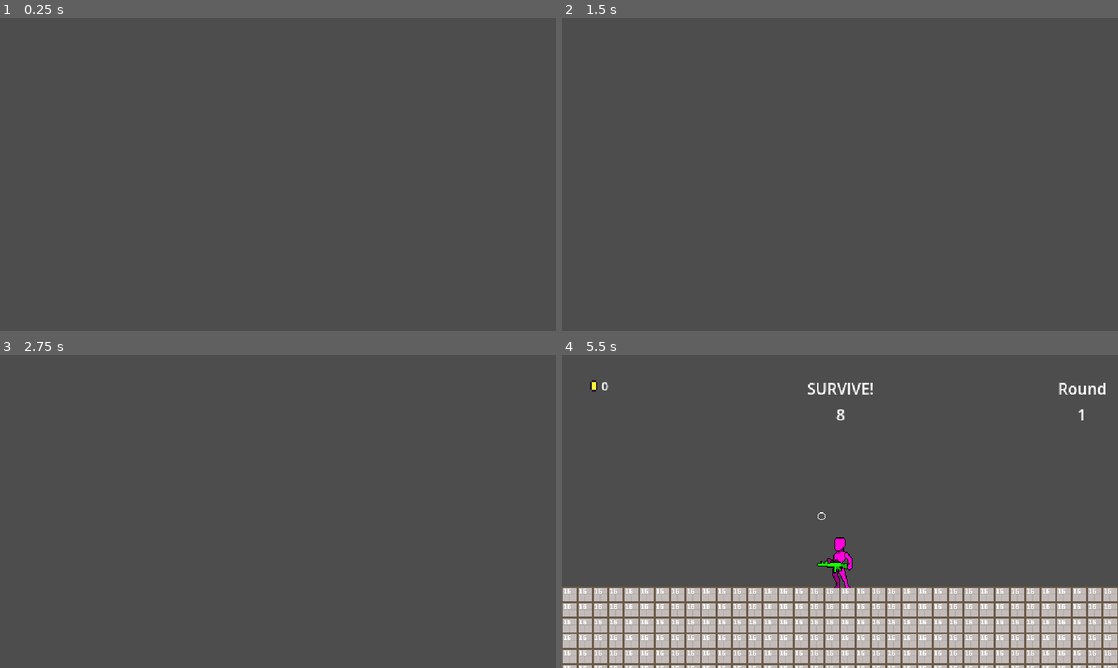
Above: before the commit, frames 1-4 (two rows, left to right).
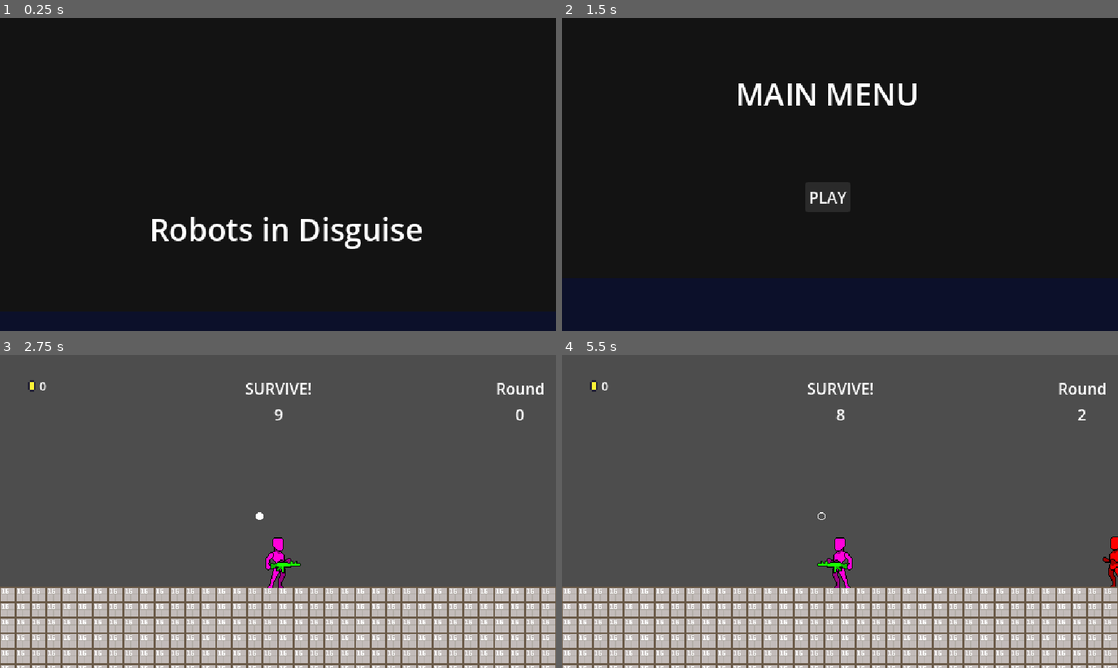
Above: after the commit, the same moments.

Repository: symbol24/sideroguesurvivor
Game: Godot game, scene res://scenes/utilities/boot.tscn
Two runs of this game, one before a commit and one after it. Both use one fixed random seed, a clock stepped at 60 frames per second and the inputs below.
Inputs (mouse positions are in pixels of both pictures, inside the frame that each line leads up to):
- Up to frame 1 (0.25 s): no input
- Up to frame 2 (1.5 s): move the mouse to (962, 158) at 0.52 s; hold D (right) 0.53-1.25 s; click (962, 158) at 0.67 s; click (828, 196) at 1.25 s, where only the run after the commit has a clickable "PLAY"
- Up to frame 3 (2.75 s): click (266, 533) at 2 s, where only the run after the commit has a clickable "PLAY"
- Up to frame 4 (5.5 s): tap Enter at 2.75, 4.25 s; move the mouse to (728, 527) at 2.77 s; hold Left (left) 2.78-3.53 s; tap Space at 3.5, 5 s; move the mouse to (895, 442) at 3.52 s; hold D (right) 3.53-5.03 s; move the mouse to (812, 574) at 4.27 s; click (812, 574) at 4.42 s; move the mouse to (1006, 558) at 5.02 s; hold Left (left) from 5.03 s (still down)

The runs differ from the first frame. In frame 1, 100% of the frame differs, in the area x 0-100%, y 0-100%; in frame 2, 100%; in frame 3, 27%; in frame 4, 0.3%.

Commit message:
restructured flow, added loading
added loader manager
added wipe loading screen-ish
added main menu flow
updated flows to better fir with wipe and loader

Diff:
--- a/code/managers/game.gd
+++ b/code/managers/game.gd
@@ -2,6 +2,7 @@
 
 
 const PLAYER_POS := Vector2(288, 241)
+const DEBUG_PLAYER := preload("uid://s6kbt5sqli2s")
 
 
 enum Currency {CURRENCY1, CURRENCY2}
@@ -11,6 +12,7 @@
 var player:PlayerCharacter
 var save_data: SaveData
 var _state:State = State.MENUS
+var _next_state:State = State.MENUS
 var _round_number := 0:
 	set(value):
 		_round_number = value
@@ -27,6 +29,7 @@
 		if _timer <= 0.0:
 			_round_timer -= 1
 			_timer = 1.0
+var _world_ready := false
 
 
 func _ready() -> void:
@@ -38,30 +41,68 @@
 	Signals.create_debug_data.connect(_create_debug_data)
 	Signals.update_resource_1.connect(_update_resource_1)
 	Signals.load_complete.connect(_load_complete)
+	Signals.wipe_finished.connect(_on_wipe_finished)
+	Signals.wipe_half_mark.connect(_on_wipe_half_mark)
+	Signals.set_next_state.connect(_set_next_state)
+	Signals.world_ready.connect(_toggle_world_ready)
 
 
 func _process(delta: float) -> void:
 	if _state == State.PLAYING and _round_timer > 0: _timer -= delta
 
 
+func _set_next_state(new_state:State) -> void:
+	_next_state = new_state
+
+
 func _start_round() -> void:
 	_round_number += 1
 	_round_timer = 10
 	_timer = 1.0
-	_state = State.PLAYING
-	Signals.toggle_active.emit(true)
 
 
 func _end_round() -> void:
+	# Freeze everything in place (except griblies)
 	Signals.toggle_active.emit(false)
-	_state = State.BUYING
-	Signals.toggle_display.emit(&"buy_menu", true)
-	Signals.toggle_display.emit(&"play_ui", false)
+	_next_state = State.BUYING
+	# Trigger the wipe in transition
+	await get_tree().create_timer(0.3).timeout
+	Signals.toggle_display.emit(&"wipe_overlay", true)
+
+
+func _on_wipe_half_mark() -> void:
+	match _next_state:
+		State.PLAYING:
+			if _world_ready:
+				Signals.spawn_character.emit(DEBUG_PLAYER, Game.PLAYER_POS)
+				Signals.toggle_display.emit(&"buy_menu", false)
+				Signals.toggle_display.emit(&"play_ui", true)
+		State.BUYING:
+			if is_instance_valid(player):
+				player.queue_free()
+				player = null
+				Signals.round_end_cleanup.emit()
+				Signals.toggle_display.emit(&"buy_menu", true)
+		_:
+			pass
+
+
+func _on_wipe_finished() -> void:
+	_state = _next_state
+	match _state:
+		State.PLAYING:
+			_start_round()
+		State.BUYING:
+			pass
+		_:
+			pass
 
 
 func _player_ready(_player:PlayerCharacter) -> void:
 	assert(_player != null, "Player received by Game Manager is null.")
 	player = _player
+	Signals.toggle_active.emit(true)
+	Signals.toggle_display.emit(&"play_ui", true)
 
 
 func _create_debug_data() -> void:
@@ -78,3 +119,7 @@
 	assert(data != null, "Data received is null in Game Manager.")
 	save_data = data
 	Signals.resource_1_updated.emit(save_data.currency_1)
+
+
+func _toggle_world_ready(value:bool) -> void:
+	_world_ready = value
--- /dev/null
+++ b/code/managers/loader.gd
@@ -0,0 +1,46 @@
+class_name Loader extends Node
+
+
+const TARGETS := {
+	&"debug_world":"uid://cclhyovffrc35"
+}
+
+var active_world:World
+var _target := &""
+var _progression := []
+var _loading := false
+
+
+func _ready() -> void:
+	name = &"Loader"
+	process_mode = PROCESS_MODE_ALWAYS
+	Signals.load_world.connect(_load_world)
+
+
+func _process(_delta: float) -> void:
+	if _loading:
+		ResourceLoader.load_threaded_get_status(TARGETS[_target], _progression)
+		if[_progression[0] >= 1.0]: _load_complete()
+
+
+func _load_world(id:StringName) -> void:
+	if not TARGETS.has(id):
+		push_error("World %s not contained in TARGETS constant.")
+		return
+
+	_target = id
+
+	if active_world:
+		var temp:World = active_world
+		active_world = null
+		temp.queue_free.call_deferred()
+
+	ResourceLoader.load_threaded_request(TARGETS[_target])
+	_loading = true
+
+
+func _load_complete() -> void:
+	_loading = false
+	active_world = ResourceLoader.load_threaded_get(TARGETS[_target]).instantiate()
+	get_tree().root.add_child.call_deferred(active_world)
+	_target = &""
--- a/code/managers/spawn.gd
+++ b/code/managers/spawn.gd
@@ -17,6 +17,7 @@
 	Signals.remove_one.connect(_remove_enemy)
 	Signals.toggle_active.connect(_toggle_active)
 	Signals.spawn_character.connect(_spawn_character)
+	Signals.round_end_cleanup.connect(_clear_all_enemies)
 
 
 func _spawn(_data:EnemyData, _is_left:bool = true) -> void:
@@ -47,8 +48,6 @@
 
 func _toggle_active(value:bool  = false) -> void:
 	_is_active = value
-	# If the round is ending/pausing, clear out all active enemies immediately
-	if not _is_active: _clear_all_enemies()
 
 
 func _clear_all_enemies() -> void:
--- a/code/ui/buy_menu.gd
+++ b/code/ui/buy_menu.gd
@@ -26,7 +26,7 @@
 		upgrade_popup.hide()
 
 
-func toggle_display(display := false) -> void:
+func toggle_display(display:bool) -> void:
 	if display:
 		resource_1.text = str(game.save_data.currency_1)
 		_display_upgrades()
@@ -37,9 +37,8 @@
 
 func _start_next_round() -> void:
 	Signals.request_save.emit()
-	Signals.toggle_display.emit(&"buy_menu", false)
-	Signals.toggle_display.emit(&"play_ui", true)
-	Signals.start_round.emit()
+	Signals.set_next_state.emit(Game.State.PLAYING)
+	Signals.toggle_display.emit(&"wipe_overlay", false)
 
 
 func _display_upgrades() -> void:
--- /dev/null
+++ b/code/ui/main_menu.gd
@@ -0,0 +1,19 @@
+class_name MainMenu extends RidControl
+
+
+@onready var btn_play:Button = %btn_play
+
+
+func _ready() -> void:
+	super()
+	btn_play.pressed.connect(_on_btn_play_pressed)
+	Signals.wipe_half_mark.connect(_on_wipe_half_way_mark)
+
+
+func _on_btn_play_pressed() -> void:
+	Signals.toggle_display.emit(&"wipe_overlay")
+	Signals.load_world.emit(&"debug_world")
+
+
+func _on_wipe_half_way_mark() -> void:
+	toggle_display(false)
--- a/code/ui/play_ui.gd
+++ b/code/ui/play_ui.gd
@@ -43,7 +43,7 @@
 				Signals.reload_timer_complete.emit()
 
 
-func toggle_display(display := false) -> void:
+func toggle_display(display:bool) -> void:
 	set_visible(display)
 	if display:
 		_update_resource_1(_game.save_data.currency_1)
@@ -84,11 +84,13 @@
 func _update_bullets() -> void:
 	if _game.player != null and _game.player.data != null:
 		var bullet_count := _game.player.data.get_bullet_count()
-		if _bullet_icons.size() != bullet_count:
-			var diff:int = bullet_count - _bullet_icons.size()
-			for i in diff:
-				var icon:BulletIcon = _bullet_scene.instantiate()
-				bullet_icons_grid.add_child(icon)
-				if not icon.is_node_ready(): await icon.ready
-				_bullet_icons.append(icon)
-				icon.toggle(true)
+		# Clear existing icons and recreate them fresh
+		for icon in _bullet_icons:
+			icon.queue_free()
+		_bullet_icons.clear()
+		for i in bullet_count:
+			var icon:BulletIcon = _bullet_scene.instantiate()
+			bullet_icons_grid.add_child(icon)
+			if not icon.is_node_ready(): await icon.ready
+			_bullet_icons.append(icon)
+			icon.toggle(true)
--- a/code/ui/ui.gd
+++ b/code/ui/ui.gd
@@ -4,24 +4,45 @@
 const UIS := {
 				&"play_ui":"uid://cesc78rlcx0sl",
 				&"buy_menu":"uid://52nnvny06moc",
+				&"wipe_overlay":"uid://bt3cc8wrefdv1",
+				&"main_menu":"uid://bdglxo7mf07j3"
 			}
 
 
 var _displays:Dictionary = {}
+var _next_ui:StringName = &""
 
 
 func _ready() -> void:
 	Signals.toggle_display.connect(_toggle_display)
+	Signals.set_next_ui.connect(_set_next_ui)
 
 
-func _toggle_display(id:StringName, display:bool) -> void:
-	if _displays.has(id): _displays[id].toggle_display(display)
+func _toggle_display(id:StringName = _next_ui, display:bool = true) -> void:
+	var displayed:RidControl
+	if _displays.has(id):
+		displayed = _displays[id]
+		if displayed is WipeOverlay:
+			displayed.toggle_display(display)
+		else:
+			displayed.toggle_display(display)
 	else:
 		if not UIS.has(id):
 			push_error("UIS list in UI does not contain %s." % id)
 			return
-		var new:RidControl = load(UIS[id]).instantiate()
-		add_child(new)
-		if not new.is_node_ready(): await new.ready
-		_displays[id] = new
-		new.toggle_display(display)
+		displayed = load(UIS[id]).instantiate()
+		add_child(displayed)
+		if not displayed.is_node_ready(): await displayed.ready
+		_displays[id] = displayed
+		if displayed is WipeOverlay:
+			displayed.toggle_display(display)
+		else:
+			displayed.toggle_display(display)
+
+	if display and displayed != null:
+		var count:int = get_child_count()
+		move_child(displayed, count)
+
+
+func _set_next_ui(new:StringName) -> void:
+	_next_ui = new
--- /dev/null
+++ b/code/ui/wipe_overlay.gd
@@ -0,0 +1,14 @@
+class_name WipeOverlay extends RidControl
+
+
+@onready var _wipe: WipeTransition = $WipeTransition
+
+
+func toggle_display(display:bool) -> void:
+	if display:
+		set_visible(true)
+		_wipe.start()
+	else:
+		# Wipe OUT — slide out then hide
+		await _wipe.start()
+		set_visible(false)
--- /dev/null
+++ b/code/ui/wipe_transition.gd
@@ -0,0 +1,56 @@
+class_name WipeTransition extends ColorRect
+
+
+enum Direction {LEFT, RIGHT, UP, DOWN}
+enum Mode {IN, OUT}
+
+
+const DURATION_IN := 1.0
+const DURATION_OUT := 0.5
+
+
+var _direction: Direction
+
+
+func _ready() -> void:
+	z_index = 1000
+	visible = false
+
+
+func _get_offscreen_position() -> Vector2:
+	match _direction:
+		Direction.LEFT:
+			return Vector2(-576, 0)
+		Direction.RIGHT:
+			return Vector2(576, 0)
+		Direction.UP:
+			return Vector2(0, -324)
+		Direction.DOWN:
+			return Vector2(0, 324)
+	return Vector2(-576, 0)
+
+
+func start() -> void:
+	_direction = Direction.values()[randi() % 4]
+
+	visible = true
+	position = _get_offscreen_position()
+	size = Vector2(576, 324)
+
+	var tween: Tween = create_tween()
+	tween.set_ease(Tween.EASE_IN_OUT)
+	tween.set_trans(Tween.TRANS_CUBIC)
+	tween.tween_property(self, "position", Vector2(0, 0), DURATION_IN)
+	await tween.finished
+
+	Signals.wipe_half_mark.emit()
+
+	position = Vector2(0, 0)
+
+	tween = create_tween()
+	tween.set_ease(Tween.EASE_IN_OUT)
+	tween.set_trans(Tween.TRANS_CUBIC)
+	tween.tween_property(self, "position", _get_offscreen_position(), DURATION_OUT)
+	await tween.finished
+	visible = false
+	Signals.wipe_finished.emit()
--- a/code/ui/wrappers/rid_control.gd
+++ b/code/ui/wrappers/rid_control.gd
@@ -13,5 +13,5 @@
 	name = _id
 
 
-func toggle_display(display := false) -> void:
+func toggle_display(display:bool) -> void:
 	set_visible(display)
--- a/code/utilities/boot.gd
+++ b/code/utilities/boot.gd
@@ -3,16 +3,19 @@
 
 const UI_UID := "uid://cfj2s41lmelbl"
 const UPGRADES := "uid://27lxru0tu0xs"
-const TARGET := "uid://cclhyovffrc35"
 
 
 func _ready() -> void:
+	Signals.wipe_half_mark.connect(_wipe_half_way_mark)
 	var game := Game.new()
 	get_tree().root.add_child.call_deferred(game)
 	if not game.is_node_ready(): await game.ready
 	var data := DataManager.new()
 	get_tree().root.add_child.call_deferred(data)
 	if not data.is_node_ready(): await data.ready
+	var loader := Loader.new()
+	get_tree().root.add_child.call_deferred(loader)
+	if not loader.is_node_ready(): await loader._ready
 	var upgrades:UpgradeManager = load(UPGRADES).instantiate()
 	get_tree().root.add_child.call_deferred(upgrades)
 	if not upgrades.is_node_ready(): await upgrades.ready
@@ -23,7 +26,12 @@
 		Signals.create_debug_data.emit()
 	else:
 		Signals.request_load.emit(data.last_save_id)
-	var target = load(TARGET)
 	Signals.request_save.emit()
-	await get_tree().create_timer(3.0).timeout
-	get_tree().change_scene_to_packed(target)
+	Signals.set_next_state.emit(Game.State.MENUS)
+	Signals.set_next_ui.emit(&"main_menu")
+	Signals.toggle_display.emit(&"wipe_overlay", true)
+
+
+func _wipe_half_way_mark() -> void:
+	Signals.toggle_display.emit()
+	queue_free.call_deferred()
--- a/code/utilities/signals.gd
+++ b/code/utilities/signals.gd
@@ -14,6 +14,9 @@
 signal show_upgrade_tooltip(upgrade_data:UpgradeGroup, position:Vector2, btn_size:Vector2)
 signal hide_upgrade_tooltip
 signal unlock_upgrade_group_in_ui(upgrade_group: UpgradeGroup)
+signal wipe_finished
+signal wipe_half_mark
+signal set_next_ui(id:StringName)
 
 # PLAYER
 signal player_ready(player:PlayerCharacter)
@@ -28,6 +31,9 @@
 signal start_round()
 signal round_timer_updated(value:int)
 signal round_number_updated(value:int)
+signal round_end_cleanup
+signal world_ready(value:bool)
+signal set_next_state(state:Game.State)
 
 # UPGRADES
 signal new_upgrade(new_upgrade:Upgrade, type:UpgradeGroup.Type)
@@ -41,3 +47,6 @@
 signal request_load(id: int)
 signal save_complete
 signal load_complete(data: SaveData)
+
+# Loader
+signal load_world(id:StringName)
--- a/code/utilities/world.gd
+++ b/code/utilities/world.gd
@@ -2,7 +2,6 @@
 
 
 const DEBUG_ENEMY := preload("uid://drsdxd6nl0fvt")
-const DEBUG_PLAYER := preload("uid://s6kbt5sqli2s")
 const TIMER := 2.0
 
 
@@ -20,14 +19,14 @@
 
 func _ready() -> void:
 	Signals.toggle_active.connect(_toggle_active)
-	Signals.player_ready.connect(_player_ready)
+	Signals.set_next_state.emit(Game.State.PLAYING)
 	var sm:Spawn = Spawn.new()
 	add_child(sm)
 	if not sm.is_node_ready(): await sm.ready
 	var griblies := Griblies.new()
 	add_child(griblies)
 	if not griblies.is_node_ready(): await griblies.ready
-	Signals.spawn_character.emit(DEBUG_PLAYER, Game.PLAYER_POS)
+	Signals.world_ready.emit(true)
 
 
 func _process(delta: float) -> void:
@@ -39,6 +38,5 @@
 	_active = value
 
 
-func _player_ready(_player:PlayerCharacter) -> void:
-	Signals.toggle_display.emit(&"play_ui", true)
-	Signals.start_round.emit()
+func _exit_tree() -> void:
+	Signals.world_ready.emit(false)
--- /dev/null
+++ b/scenes/ui/main_menu.tscn
@@ -0,0 +1,36 @@
+[gd_scene format=3 uid="uid://bdglxo7mf07j3"]
+
+[ext_resource type="Script" uid="uid://c2yphbswdw8rq" path="res://code/ui/main_menu.gd" id="1_sl1te"]
+
+[node name="MainMenu" type="Control" unique_id=293370692]
+custom_minimum_size = Vector2(576, 324)
+layout_mode = 3
+anchors_preset = 0
+script = ExtResource("1_sl1te")
+_id = &"main_menu"
+metadata/_custom_type_script = "uid://qfxrd2hwhkmy"
+
+[node name="ColorRect" type="ColorRect" parent="." unique_id=751612700]
+custom_minimum_size = Vector2(576, 324)
+layout_mode = 0
+offset_right = 40.0
+offset_bottom = 40.0
+color = Color(0.07450981, 0.07450981, 0.07450981, 1)
+
+[node name="Label" type="Label" parent="." unique_id=267097720]
+layout_mode = 0
+offset_left = 180.0
+offset_top = 56.0
+offset_right = 369.0
+offset_bottom = 101.0
+theme_override_font_sizes/font_size = 32
+text = "MAIN MENU"
+
+[node name="btn_play" type="Button" parent="." unique_id=365335880]
+unique_name_in_owner = true
+layout_mode = 0
+offset_left = 252.0
+offset_top = 170.0
+offset_right = 299.0
+offset_bottom = 201.0
+text = "PLAY"
--- /dev/null
+++ b/scenes/ui/wipe_overlay.tscn
@@ -0,0 +1,18 @@
+[gd_scene format=3 uid="uid://bt3cc8wrefdv1"]
+
+[ext_resource type="Script" uid="uid://co3fruxlthkc0" path="res://code/ui/wipe_overlay.gd" id="1_cy0vm"]
+[ext_resource type="Script" uid="uid://ba2nlqtgglgje" path="res://code/ui/wipe_transition.gd" id="2_w1c00"]
+
+[node name="WipeOverlay" type="Control" unique_id=1128781524]
+custom_minimum_size = Vector2(576, 324)
+layout_mode = 3
+anchors_preset = 0
+script = ExtResource("1_cy0vm")
+_id = &"wipe_overlay"
+metadata/_custom_type_script = "uid://qfxrd2hwhkmy"
+
+[node name="WipeTransition" type="ColorRect" parent="." unique_id=477435427]
+custom_minimum_size = Vector2(576, 324)
+layout_mode = 0
+color = Color(0.0492817, 0.062744275, 0.1641477, 1)
+script = ExtResource("2_w1c00")
--- a/scenes/utilities/boot.tscn
+++ b/scenes/utilities/boot.tscn
@@ -5,3 +5,26 @@
 [node name="Boot" type="Node2D" unique_id=1702772570]
 script = ExtResource("1_wetwo")
 metadata/_custom_type_script = "uid://cyljbgv6j4cui"
+
+[node name="Control" type="Control" parent="." unique_id=1519952518]
+custom_minimum_size = Vector2(576, 324)
+layout_mode = 3
+anchors_preset = 0
+offset_right = 40.0
+offset_bottom = 40.0
+
+[node name="ColorRect" type="ColorRect" parent="Control" unique_id=1975171560]
+custom_minimum_size = Vector2(576, 324)
+layout_mode = 0
+offset_right = 40.0
+offset_bottom = 40.0
+color = Color(0.07450981, 0.07450981, 0.07450981, 1)
+
+[node name="rid_name" type="Label" parent="Control" unique_id=1692993146]
+layout_mode = 0
+offset_left = 155.0
+offset_top = 196.0
+offset_right = 438.0
+offset_bottom = 241.0
+theme_override_font_sizes/font_size = 32
+text = "Robots in Disguise"
Not shown, added: code/managers/loader.gd.uid
Not shown, added: code/ui/main_menu.gd.uid
Not shown, added: code/ui/wipe_overlay.gd.uid
Not shown, added: code/ui/wipe_transition.gd.uid
